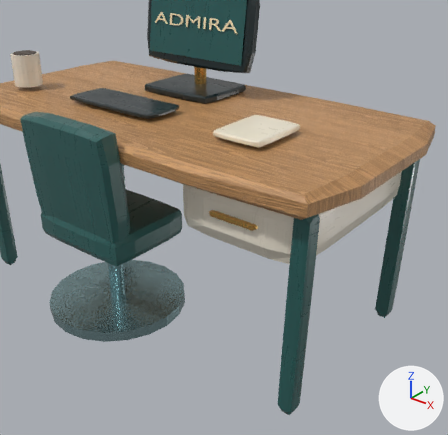
A saved change to the Blender file inventario/assets/catalog/07/hiperreal.blend.
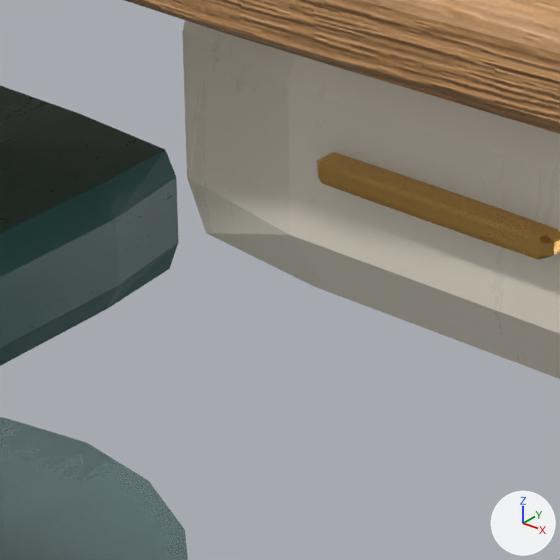
Each version is shown from a camera (50 mm lens) standing at (2.814, -2.445, 1.677) and looking at (1.6, -0.928, 0.736), then close up on the part from 33% to 57% of the width and 41% to 66% of the height. The lights are fixed; the arrows at lower right show +X, +Y and +Z. The first two pictures are the older version.

Objects in the first close-up: 'Native component 0', 'Native component 1', 'Native component 10', 'Native component 2', 'Native component 8'.
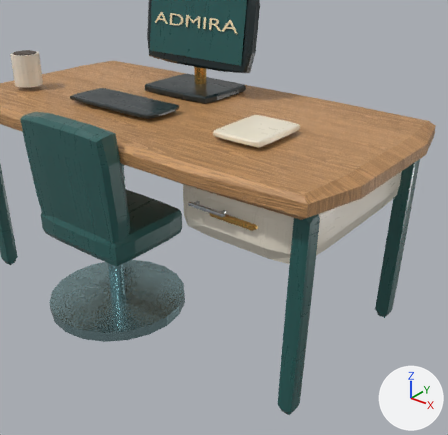
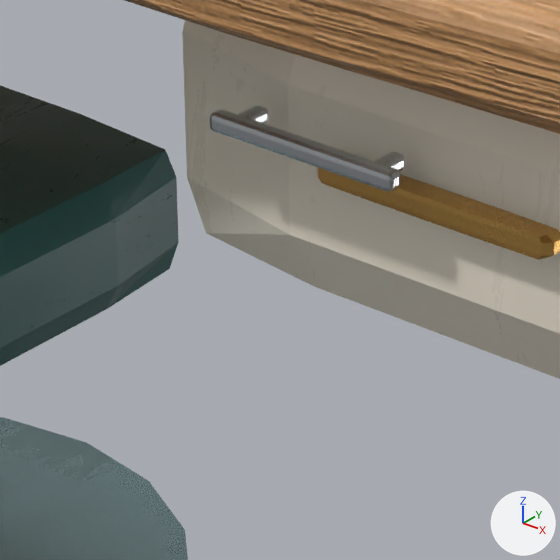
Patch to the scene script:
```diff
--- a/inventario/assets/catalog/07/hiperreal.blend.py
+++ b/inventario/assets/catalog/07/hiperreal.blend.py
@@ mat_hiperreal___metal__b8bcc0 @@
+mat_hiperreal___metal__b8bcc0 = bpy.data.materials.new('Hiperreal · metal #b8bcc0')
+# colours: light grey #b9bdc1
+# uses the picture img_metal_orm_jpg
@@ me_cube_002 @@
+me_cube_002.from_pydata(...)  # 56 vertices, 54 faces; spans x -0.5..0.5, y -0.5..0.5, z -0.5..0.5
+me_cube_002.materials.append(mat_hiperreal___metal__b8bcc0)
@@ me_cube_001 @@
+me_cube_001.from_pydata(...)  # 56 vertices, 54 faces; spans x -0.5..0.5, y -0.5..0.5, z -0.5..0.5
+me_cube_001.materials.append(mat_hiperreal___metal__b8bcc0)
@@ me_cube @@
+me_cube.from_pydata(...)  # 56 vertices, 54 faces; spans x -0.5..0.5, y -0.5..0.5, z -0.5..0.5
+me_cube.materials.append(mat_hiperreal___metal__b8bcc0)
@@ ob_hiperreal_tirador_soporte_der @@
+ob_hiperreal_tirador_soporte_der = bpy.data.objects.new('Hiperreal tirador soporte der', me_cube_002)
+ob_hiperreal_tirador_soporte_der.parent = ob_inventory_7
+ob_hiperreal_tirador_soporte_der.location = (1.61, -0.948, 0.765)
+ob_hiperreal_tirador_soporte_der.scale = (0.012, 0.03, 0.012)
@@ ob_hiperreal_tirador_soporte_izq @@
+ob_hiperreal_tirador_soporte_izq = bpy.data.objects.new('Hiperreal tirador soporte izq', me_cube_001)
+ob_hiperreal_tirador_soporte_izq.parent = ob_inventory_7
+ob_hiperreal_tirador_soporte_izq.location = (1.49, -0.948, 0.765)
+ob_hiperreal_tirador_soporte_izq.scale = (0.012, 0.03, 0.012)
@@ ob_hiperreal_tirador_cajón @@
+ob_hiperreal_tirador_cajón = bpy.data.objects.new('Hiperreal tirador cajón', me_cube)
+ob_hiperreal_tirador_cajón.parent = ob_inventory_7
+ob_hiperreal_tirador_cajón.location = (1.55, -0.962, 0.765)
+ob_hiperreal_tirador_cajón.scale = (0.16, 0.014, 0.014)
```

What differs and where, as boxes (x1, y1, x2, y2) in the close-ups (560 x 560 px):
'Hiperreal tirador cajón', added: after (210, 110, 400, 191)
'Hiperreal tirador soporte der', added: after (374, 152, 405, 171)
'Hiperreal tirador soporte izq', added: after (238, 106, 268, 123)
